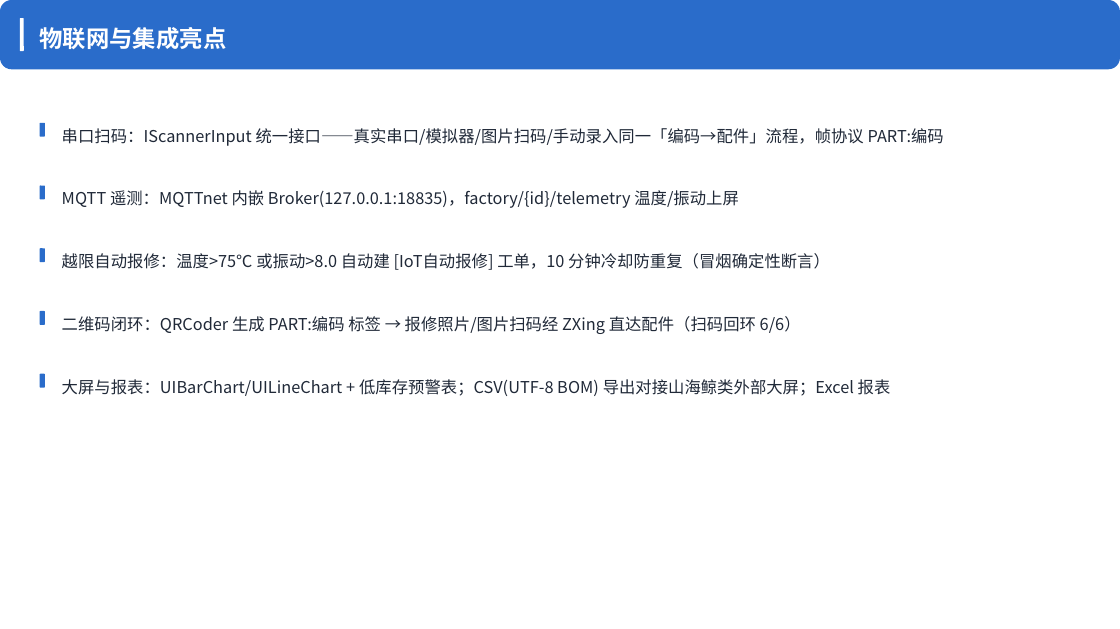
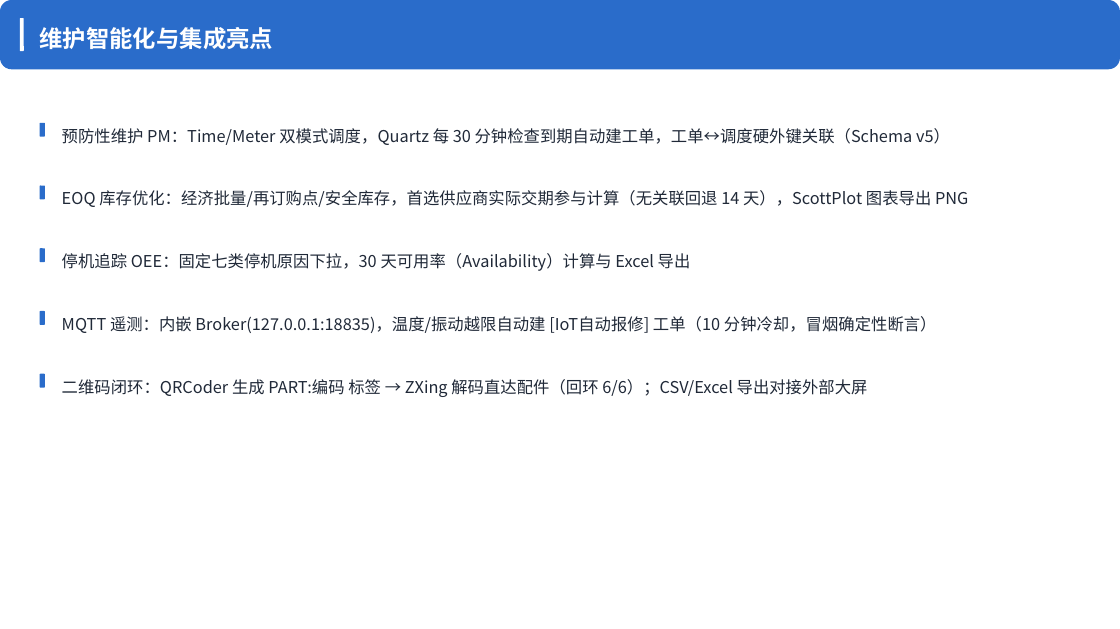
Before and after one commit to yq6666-66/IndustrialRepair, a slide deck: slide 8 of docs/答辩_工业维修智能化零件分配平台.pptx. Drawn at 1120x629 pixels with LibreOffice and Linux fonts; fonts in the diff are those of the drawing. Boxes give left, top, right and bottom in pixels: in the first picture for what was removed or moved away, otherwise in the second. Text is boxed around its words. In the diff, an @@ line names an element or a change of style, - is before the commit and + after.

```diff
--- a/docs/答辩_工业维修智能化零件分配平台.pptx
+++ b/docs/答辩_工业维修智能化零件分配平台.pptx
@@ text at <box>40,27,273,49</box>: text changed @@
-物联网与集成亮点
+维护智能化与集成亮点
@@ text at <box>62,128,950,145</box>: text changed @@
-串口扫码：IScannerInput 统一接口——真实串口/模拟器/图片扫码/手动录入同一「编码→配件」流程，帧协议 PART:编码
+预防性维护 PM：Time/Meter 双模式调度，Quartz 每 30 分钟检查到期自动建工单，工单↔调度硬外键关联（Schema v5）
@@ text at <box>62,190,968,207</box>: text changed @@
-MQTT 遥测：MQTTnet 内嵌 Broker(127.0.0.1:18835)，factory/{id}/telemetry 温度/振动上屏
+EOQ 库存优化：经济批量/再订购点/安全库存，首选供应商实际交期参与计算（无关联回退 14 天），ScottPlot 图表导出 PNG
@@ text at <box>62,253,691,271</box>: text changed @@
-越限自动报修：温度>75℃ 或振动>8.0 自动建 [IoT自动报修] 工单，10 分钟冷却防重复（冒烟确定性断言）
+停机追踪 OEE：固定七类停机原因下拉，30 天可用率（Availability）计算与 Excel 导出
@@ text at <box>62,316,937,333</box>: text changed @@
-二维码闭环：QRCoder 生成 PART:编码 标签 → 报修照片/图片扫码经 ZXing 直达配件（扫码回环 6/6）
+MQTT 遥测：内嵌 Broker(127.0.0.1:18835)，温度/振动越限自动建 [IoT自动报修] 工单（10 分钟冷却，冒烟确定性断言）
@@ text at <box>62,379,868,397</box>: text changed @@
-大屏与报表：UIBarChart/UILineChart + 低库存预警表；CSV(UTF-8 BOM) 导出对接山海鲸类外部大屏；Excel 报表
+二维码闭环：QRCoder 生成 PART:编码 标签 → ZXing 解码直达配件（回环 6/6）；CSV/Excel 导出对接外部大屏
```
Also in this commit, not shown: 4 other slides changed, 3 other files.
